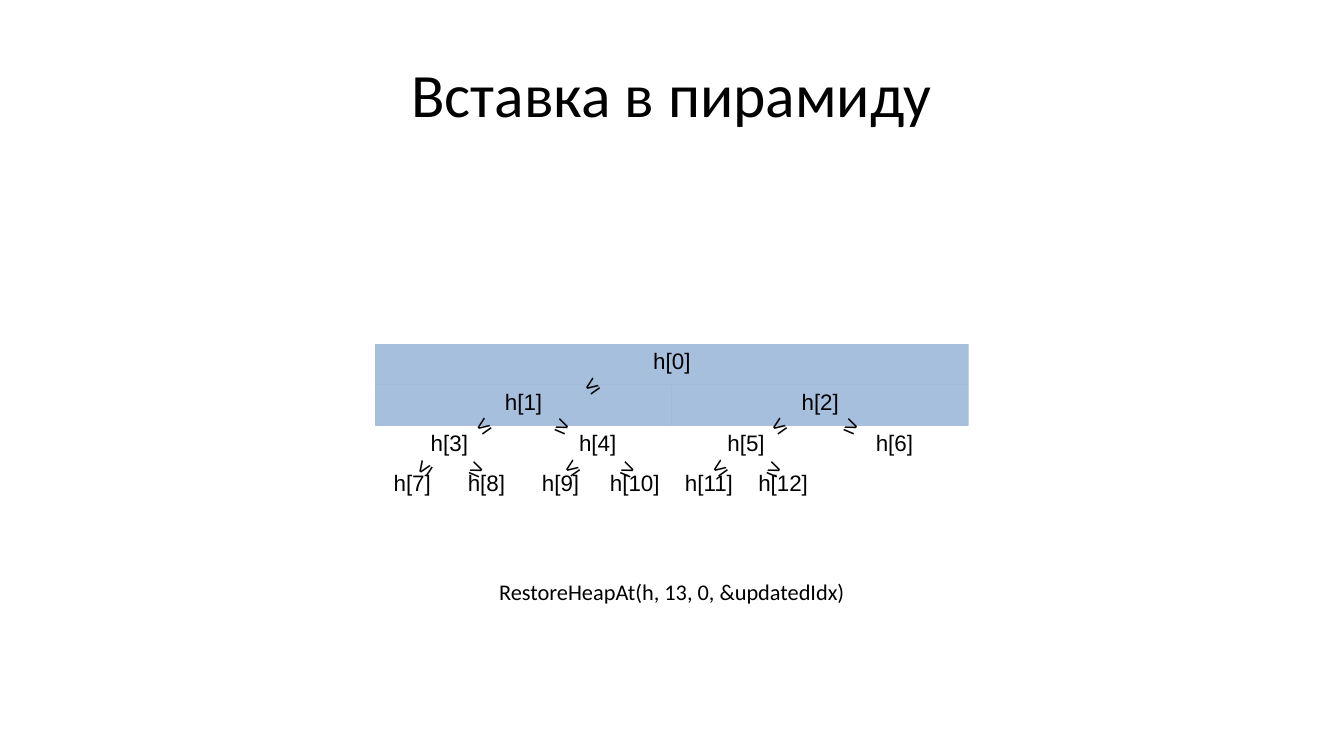
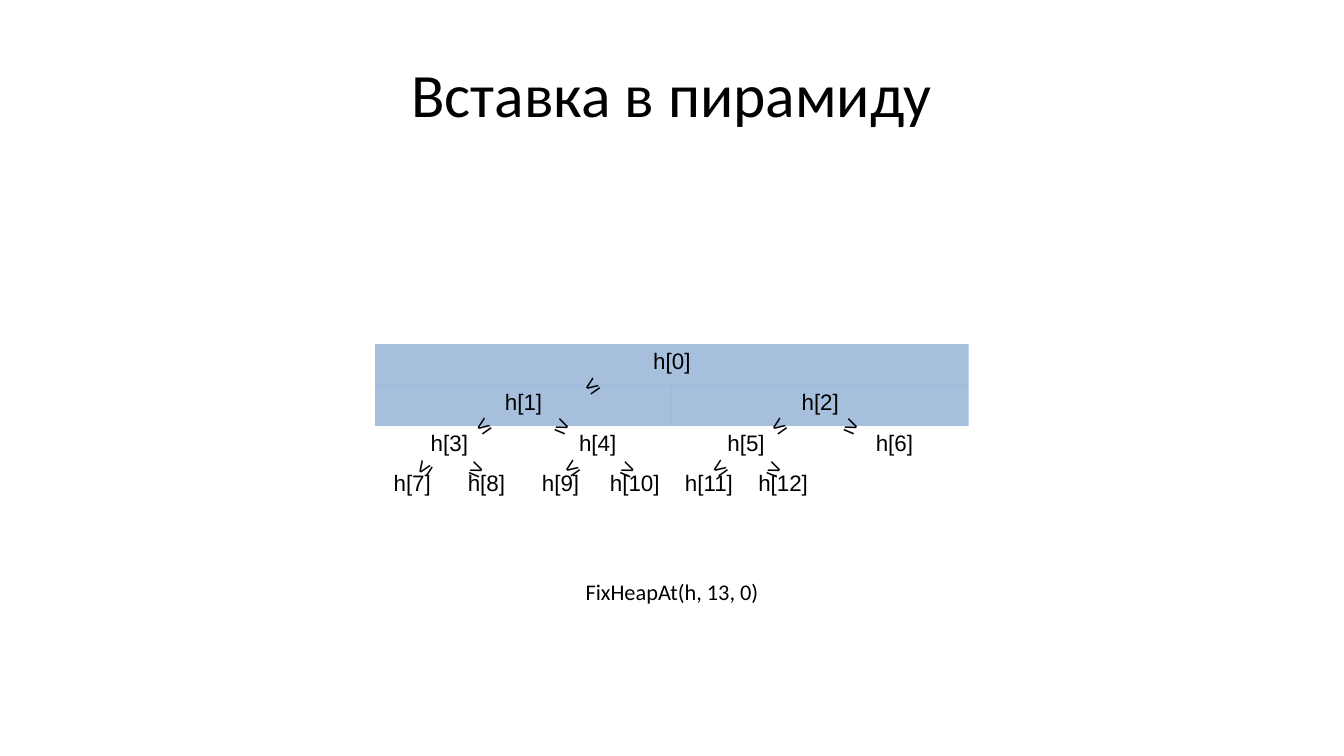
Before and after one commit to Evgueni-Petrov-aka-espetrov/Algorithms-and-Programming-in-C-pptx, a slide deck: slide 65 of 13 Сортировка.pptx. Drawn at 1344x756 pixels with LibreOffice and Linux fonts; fonts in the diff are those of the drawing. Boxes give left, top, right and bottom in pixels: in the first picture for what was removed or moved away, otherwise in the second. Text is boxed around its words. In the diff, an @@ line names an element or a change of style, - is before the commit and + after.

Commit message:
исправил код heap sort :-)

```diff
--- a/13 Сортировка.pptx
+++ b/13 Сортировка.pptx
@@ text at [586, 584, 758, 604]: text changed @@
-RestoreHeapAt(h, 13, 0, &updatedIdx)
+FixHeapAt(h, 13, 0)
```
Also in this commit, not shown: 9 other slides changed.
